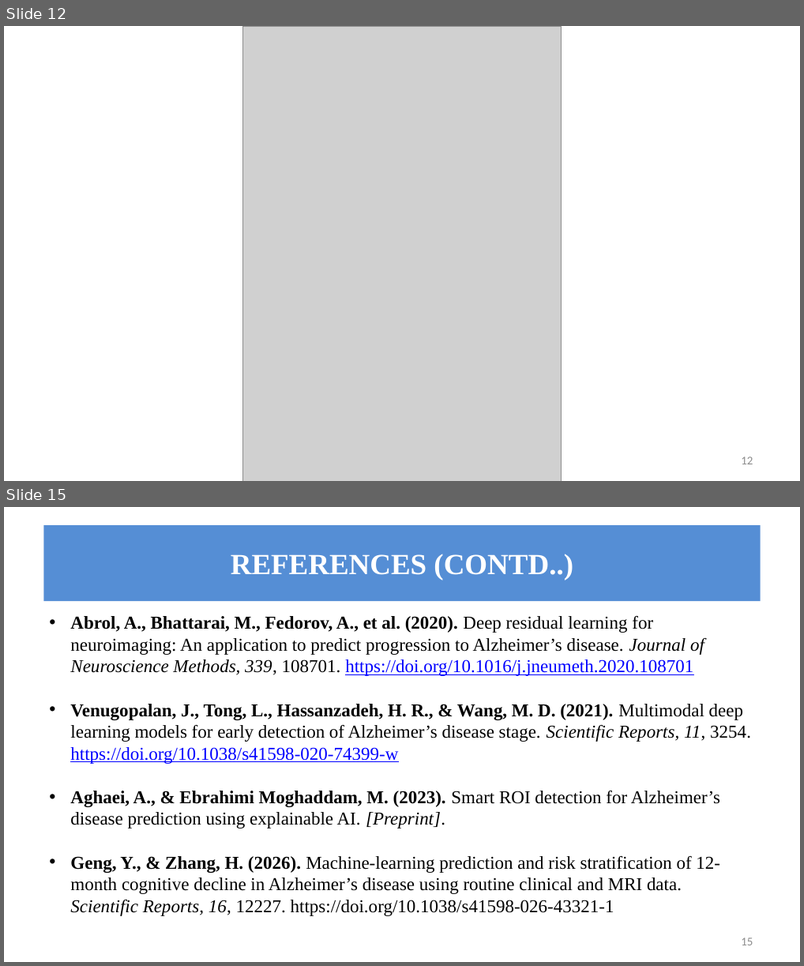
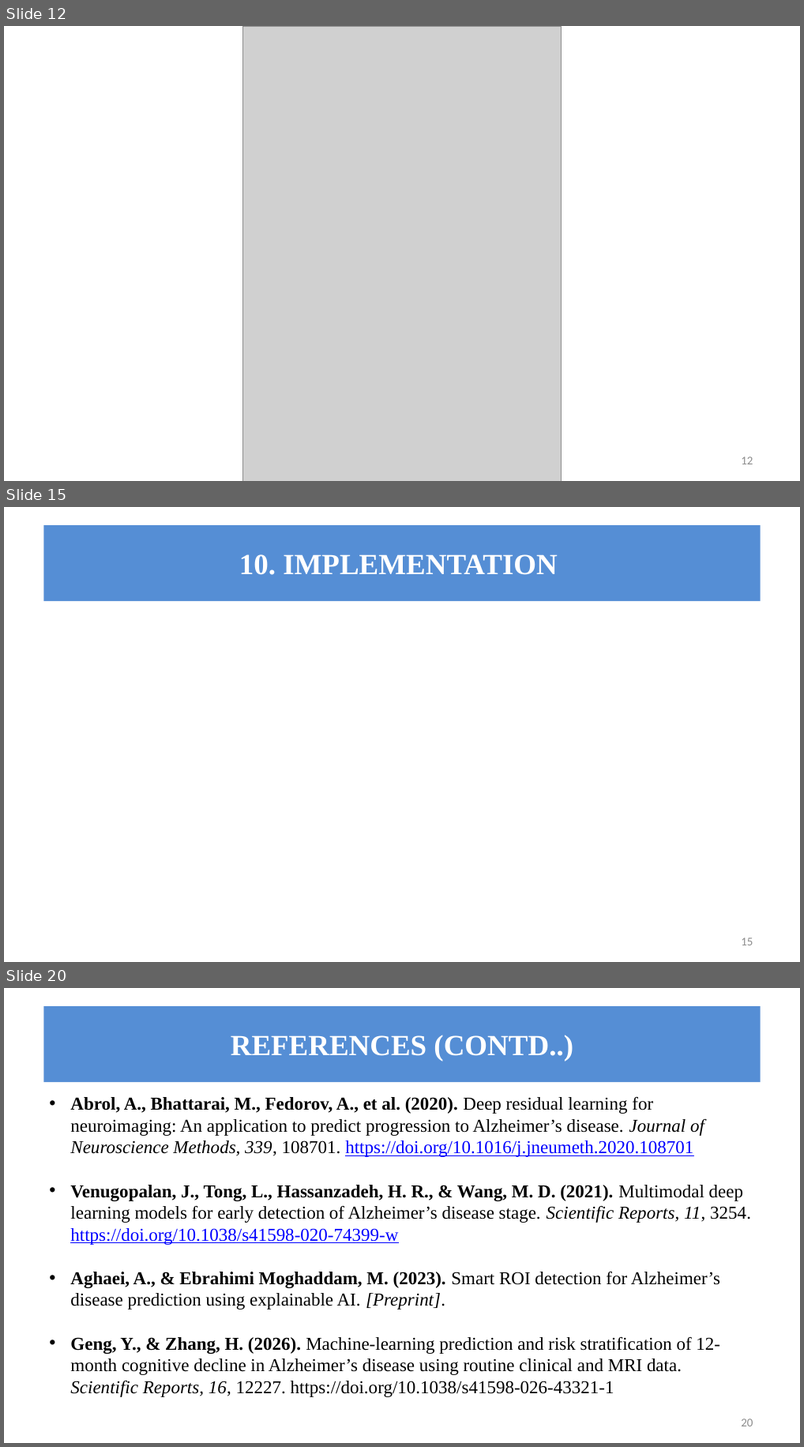
Before and after one commit to An-Avenger/CEREBRO---X, a slide deck: 25MCS1018 ARYAN SHARMA CEREBRO-X REVIEW 2 PPT.pptx. Shown one above the other, each under a label of ours: slides 12 and 15 before the commit, slides 12, 15 and 20 after it; the slides between them are not shown. The pictures are 804x966 and 804x1447 pixels, drawn with LibreOffice and Linux fonts; fonts in the diff are those of the drawing; grey boxes stand for pictures; background and template pictures are left out. Boxes give left, top, right and bottom in pixels: in the first picture for what was removed or moved away, otherwise in the second. Text is boxed around its words. In the diff, an @@ line names an element or a change of style, - is before the commit and + after.

```diff
--- a/25MCS1018 ARYAN SHARMA CEREBRO-X REVIEW 2 PPT.pptx
+++ b/25MCS1018 ARYAN SHARMA CEREBRO-X REVIEW 2 PPT.pptx
@@ slide 15 added at [4,507,800,962], background #FFFFFF @@
@@ title added at [44,525,761,601], fill #558ED5, 37 pt, text #FFFFFF, bold @@
+10. IMPLEMENTATION
@@ page number added at [741,938,753,945], 15 pt, text #8C8C8C @@
+15
@@ what was slide 15 is now slide 20 @@
@@ page number at [741,1419,753,1426]: text changed @@
-15
+20
```
Also in this commit, not shown: 3 slides changed, 4 other slides added, 17 other files.
